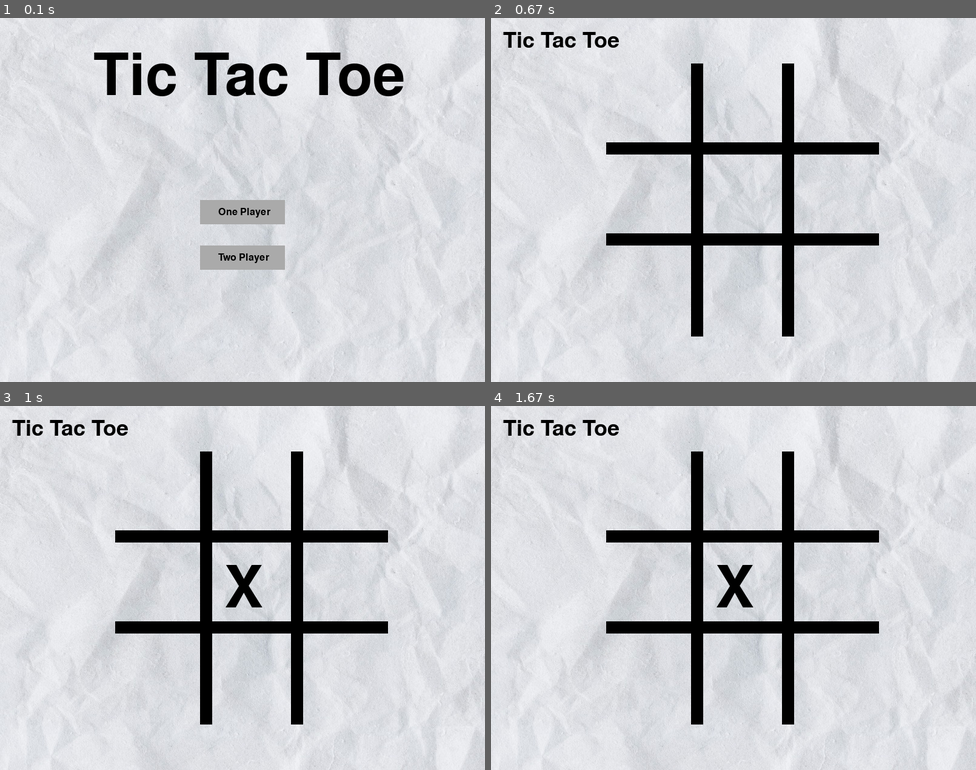
Above: before the commit, frames 1-4 (two rows, left to right).
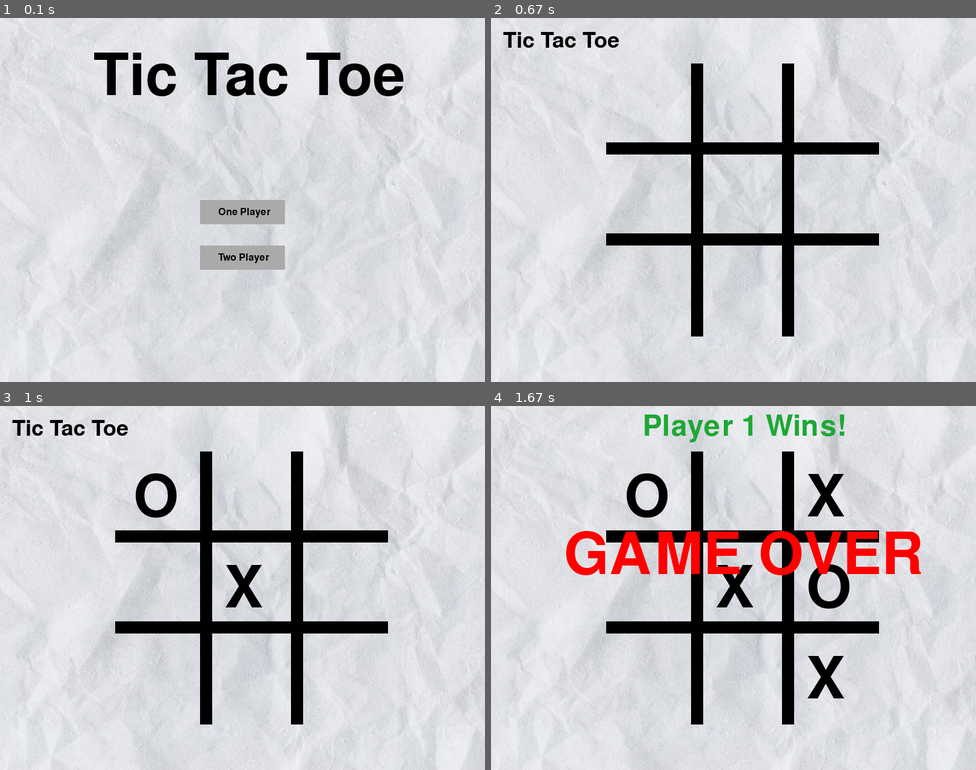
Above: after the commit, the same moments.

Repository: toakes59/TicTacToe
Game: pygame game, started from ticTacToePygame.py
The game is run twice, just before and just after one commit, with the same random seed, the same clock (stepped at 60 frames per second) and the same inputs.
Inputs (mouse positions are in pixels of both pictures, inside the frame that each line leads up to):
- Up to frame 1 (0.1 s): no input
- Up to frame 2 (0.67 s): click (733, 200) at 0.38 s
- Up to frame 3 (1 s): click (242, 609) at 0.72 s
- Up to frame 4 (1.67 s): click (835, 671) at 1.05 s; click (835, 489) at 1.38 s

Frames 1-2 are identical in both runs. In frame 3, 0.5% of the frame differs, in the area x 27-37%, y 18-31%; in frame 4, 7.6%, in the area x 2-89%, y 2-81%.

Commit message:
Added one player mode

Diff:
--- a/ticTacToePygame.py
+++ b/ticTacToePygame.py
@@ -154,6 +154,18 @@
         return True
     return False
 
+#choses the location of the computers move
+#need to make this guy smarter
+def computersMove():
+    chosing = True
+    #print("Computer's Move:")
+    while(chosing):
+        computerX = random.choice(randomNumberList)
+        computerY = random.choice(randomNumberList)
+
+        if board[computerX][computerY] == ' ':
+            board[computerX][computerY] = 'O'
+            chosing = False
 
 def addMove(x, move):
     localTurn = move
@@ -163,9 +175,10 @@
             if checkMove(x, 'X'):
                 #turn increment
                 localTurn +=1
-        #Computer turn
-        #elif localTurn%2 == 0:
-            #do nothing
+                printBoard()
+                if checkWin(x) != 1:
+                    computersMove()
+                    localTurn +=1
     elif gameMode == 2:
         #Player 1 turn
         if localTurn%2 != 0:
Not shown, changed: README.md
